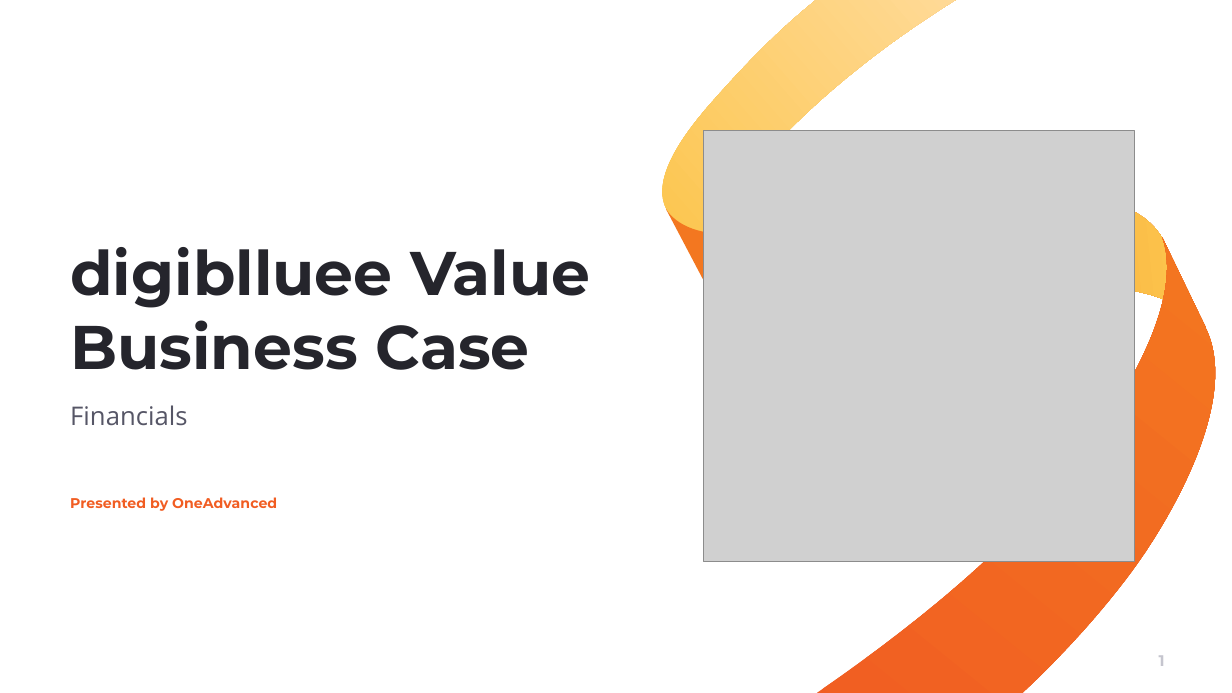
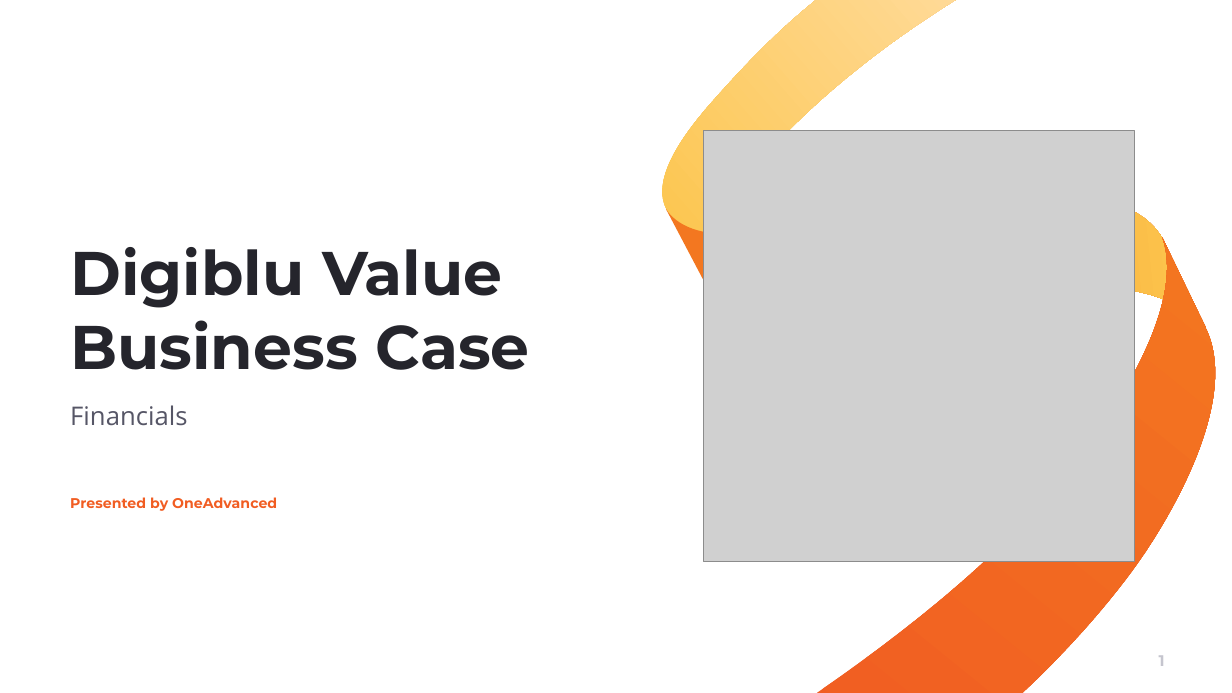
Before and after one commit to muratozdemirpiblo/ppt-api, a slide deck: slide 1 of output.pptx. Drawn at 1232x693 pixels with LibreOffice and Linux fonts; fonts in the diff are those of the drawing; grey boxes stand for pictures; background and template pictures are left out. Boxes give left, top, right and bottom in pixels: in the first picture for what was removed or moved away, otherwise in the second. Text is boxed around its words. In the diff, an @@ line names an element or a change of style, - is before the commit and + after.

```diff
--- a/output.pptx
+++ b/output.pptx
@@ title at [70,247,529,370]: text changed @@
-digiblluee Value Business Case
+Digiblu Value Business Case
```
Also in this commit, not shown: 6 other slides changed, 3 other files.
